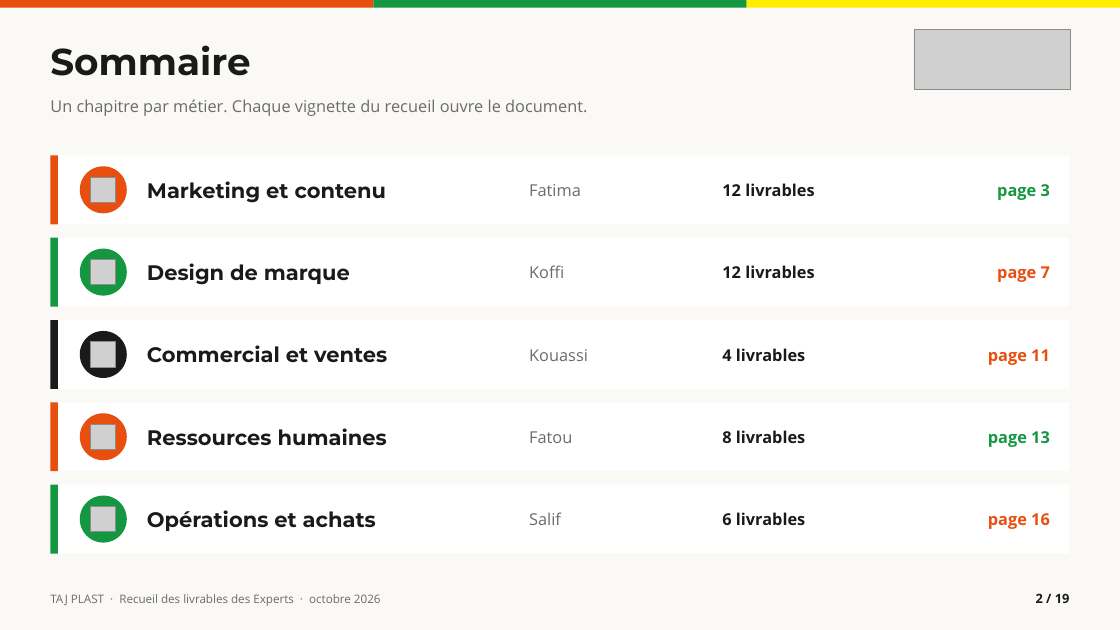
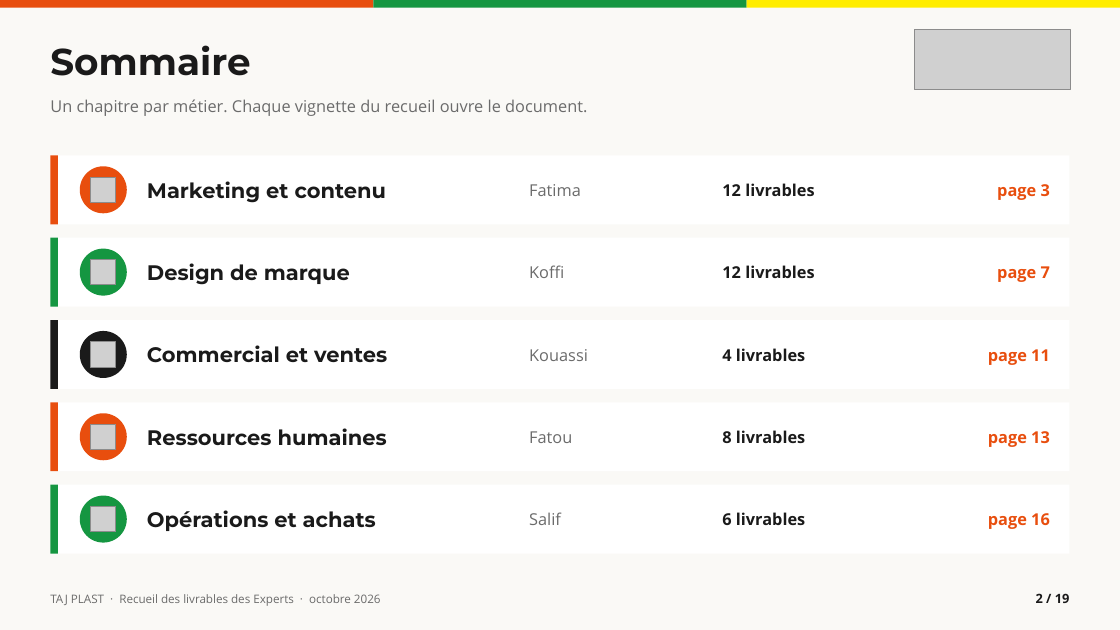
Before and after one commit to leslita06/fatima-unifood-fictif, a slide deck: slide 2 of tmp-recueil/recueil.pptx. Drawn at 1120x630 pixels with LibreOffice and Linux fonts; fonts in the diff are those of the drawing; grey boxes stand for pictures. Boxes give left, top, right and bottom in pixels: in the first picture for what was removed or moved away, otherwise in the second. Text is boxed around its words. In the diff, an @@ line names an element or a change of style, - is before the commit and + after.

Commit message:
tmp

```diff
--- a/tmp-recueil/recueil.pptx
+++ b/tmp-recueil/recueil.pptx
@@ text "page 3" at <box>997,184,1050,200</box>: text colour #159641 to #E84E0E @@
@@ text "page 13" at <box>988,431,1050,447</box>: text colour #159641 to #E84E0E @@
```
Also in this commit, not shown: 17 other slides changed.
